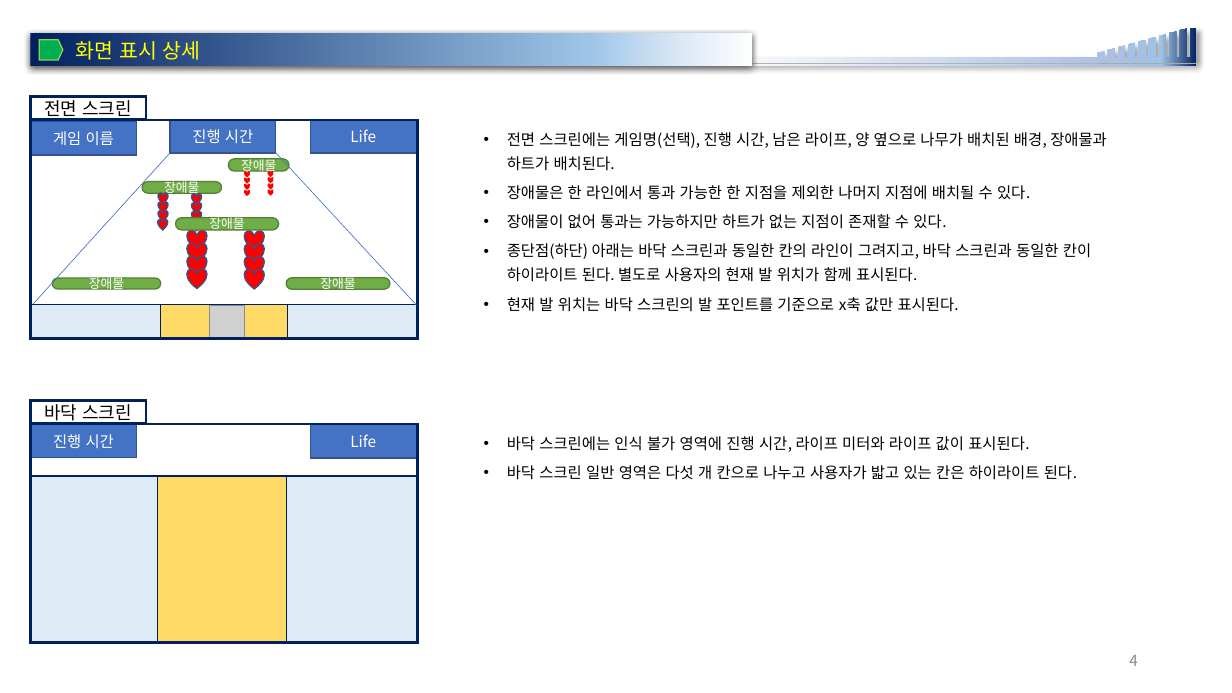
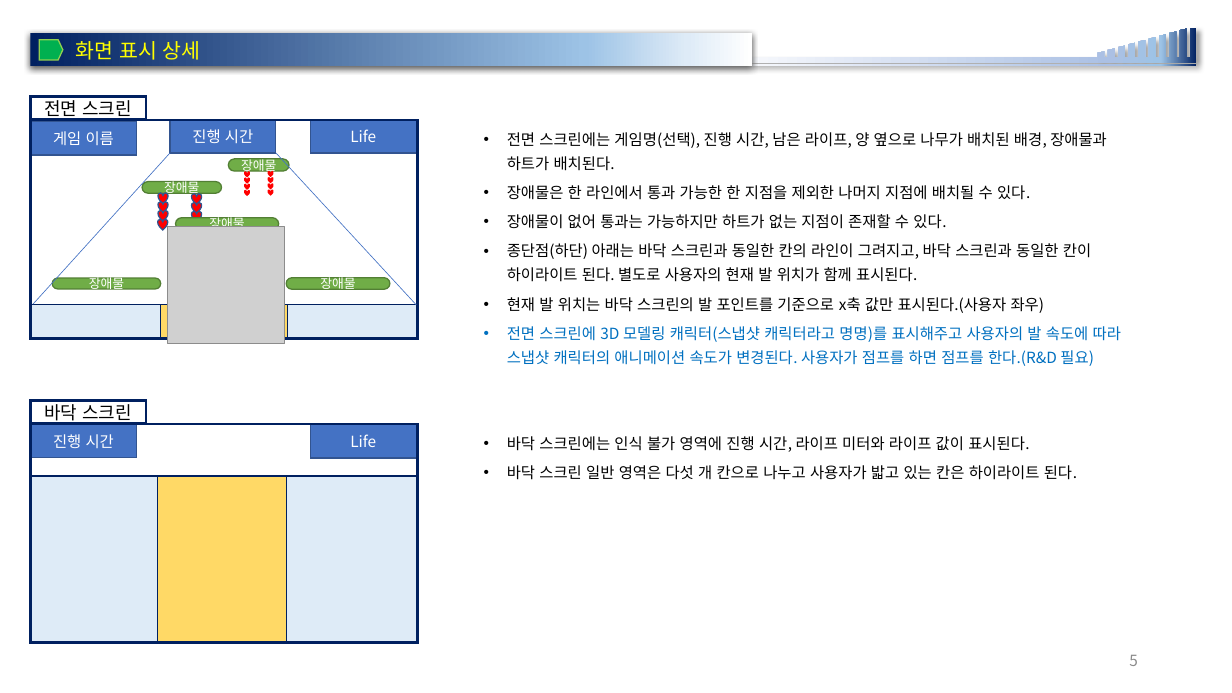
Before and after one commit to rheeeuro/joyrun, a slide deck: slide 5 of docs/[JoyFitness] 전시회용 미니 게임_JoyRun.pptx (slide 4 before the commit). Drawn at 1232x693 pixels with LibreOffice and Linux fonts; fonts in the diff are those of the drawing; grey boxes stand for pictures; background and template pictures are left out. Boxes give left, top, right and bottom in pixels: in the first picture for what was removed or moved away, otherwise in the second. Text is boxed around its words. In the diff, an @@ line names an element or a change of style, - is before the commit and + after.

```diff
--- a/docs/[JoyFitness] 전시회용 미니 게임_JoyRun.pptx
+++ b/docs/[JoyFitness] 전시회용 미니 게임_JoyRun.pptx
@@ picture added at (168,226,285,343) @@
@@ heart removed at (187,230,207,250) @@
@@ heart removed at (244,231,264,251) @@
@@ heart removed at (187,243,207,263) @@
@@ heart removed at (187,256,207,276) @@
@@ heart removed at (187,269,207,289) @@
@@ heart removed at (244,243,264,263) @@
@@ heart removed at (244,256,264,276) @@
@@ heart removed at (244,269,264,289) @@
@@ text at (507,297,1121,366): text changed; text colour #000000 to #0070C0 @@
-• 현재 발 위치는 바닥 스크린의 발 포인트를 기준으로 x축 값만 표시된다.
+• 현재 발 위치는 바닥 스크린의 발 포인트를 기준으로 x축 값만 표시된다.(사용자 좌우)
+• 전면 스크린에 3D 모델링 캐릭터(스냅샷 캐릭터라고 명명)를 표시해주고 사용자의 발 속도에 따라 스냅샷 캐릭터의 애니메이션 속도가 변경된다. 사용자가 점프를 하면 점프를 한다.(R&D 필요)
@@ picture removed at (210,305,244,337) @@
@@ page number at (1129,655,1138,666): text changed @@
-4
+5
```
Also in this commit, not shown: 3 other slides changed, 2 slides added.
